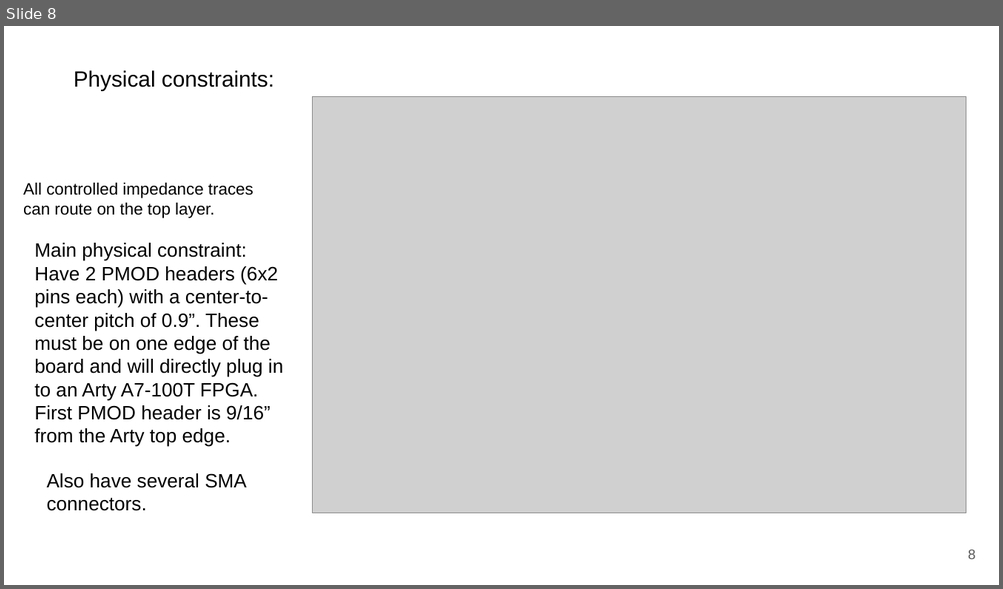
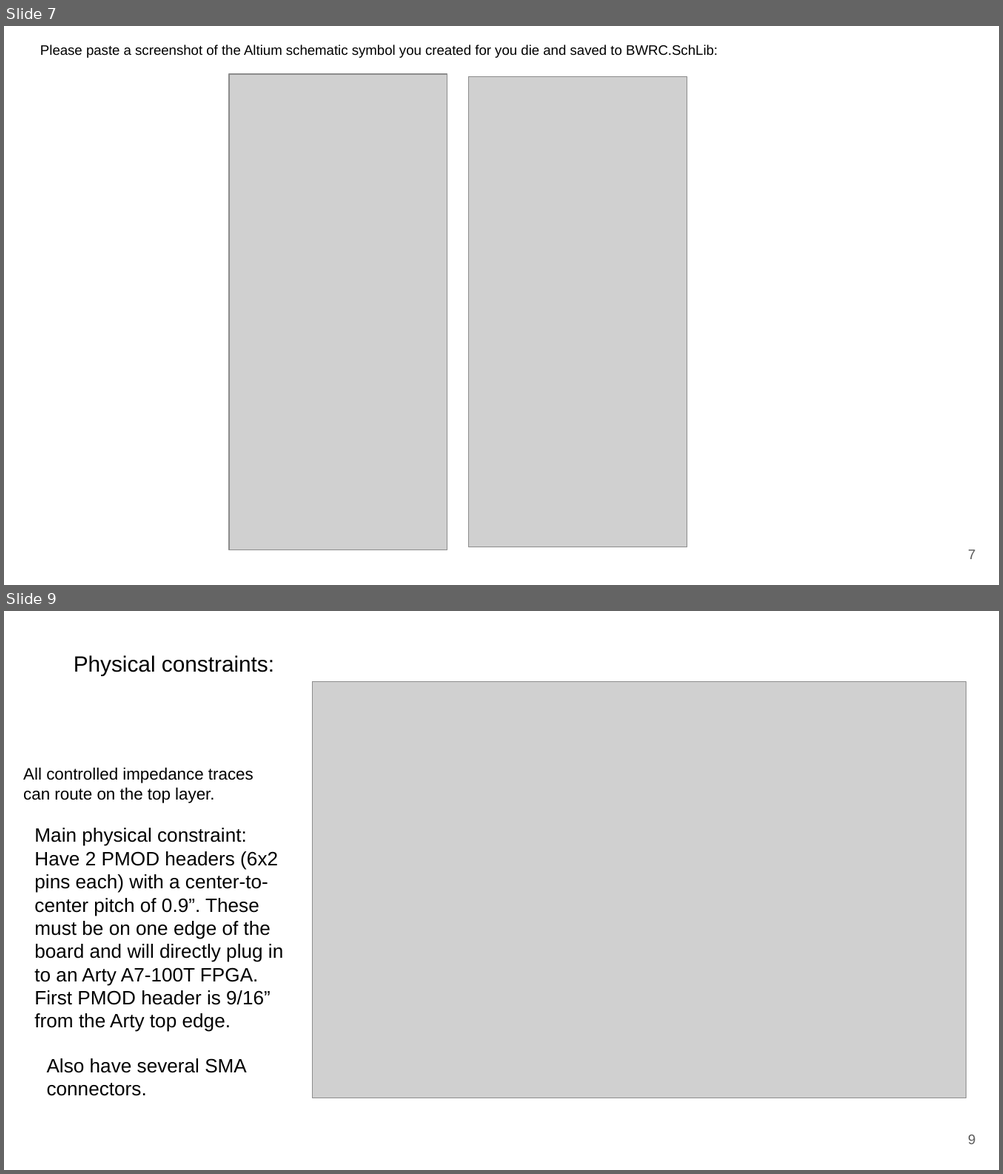
Before and after one commit to rahulk29/stac-pcb, a slide deck: Files_for_TestPlan_BoardPhysicalPlan/Board_Physical_Plan_stac_pcb.pptx. Shown one above the other, each under a label of ours: slide 8 before the commit, slides 7 and 9 after it; the slides between them are not shown. The pictures are 1003x589 and 1003x1174 pixels, drawn with LibreOffice and Linux fonts; fonts in the diff are those of the drawing; grey boxes stand for pictures. Boxes give left, top, right and bottom in pixels: in the first picture for what was removed or moved away, otherwise in the second. Text is boxed around its words. In the diff, an @@ line names an element or a change of style, - is before the commit and + after.

Commit message:
Assigned footprint to new version of STAC chpi on schematic, updated pcb side

```diff
--- a/Files_for_TestPlan_BoardPhysicalPlan/Board_Physical_Plan_stac_pcb.pptx
+++ b/Files_for_TestPlan_BoardPhysicalPlan/Board_Physical_Plan_stac_pcb.pptx
@@ slide 7 added at (4,26,999,585), background #FFFFFF @@
@@ text added at (40,44,717,58), 10 pt, text #000000 @@
+Please paste a screenshot of the Altium schematic symbol you created for you die and saved to BWRC.SchLib:
@@ picture added at (229,74,447,550) @@
@@ picture added at (469,77,686,547) @@
@@ page number added at (967,550,975,560), 10 pt, text #595959 @@
+7
@@ what was slide 8 is now slide 9 @@
@@ page number at (967,1135,975,1145): text changed @@
-8
+9
```
Also in this commit, not shown: 3 slides changed, 1 other file.
